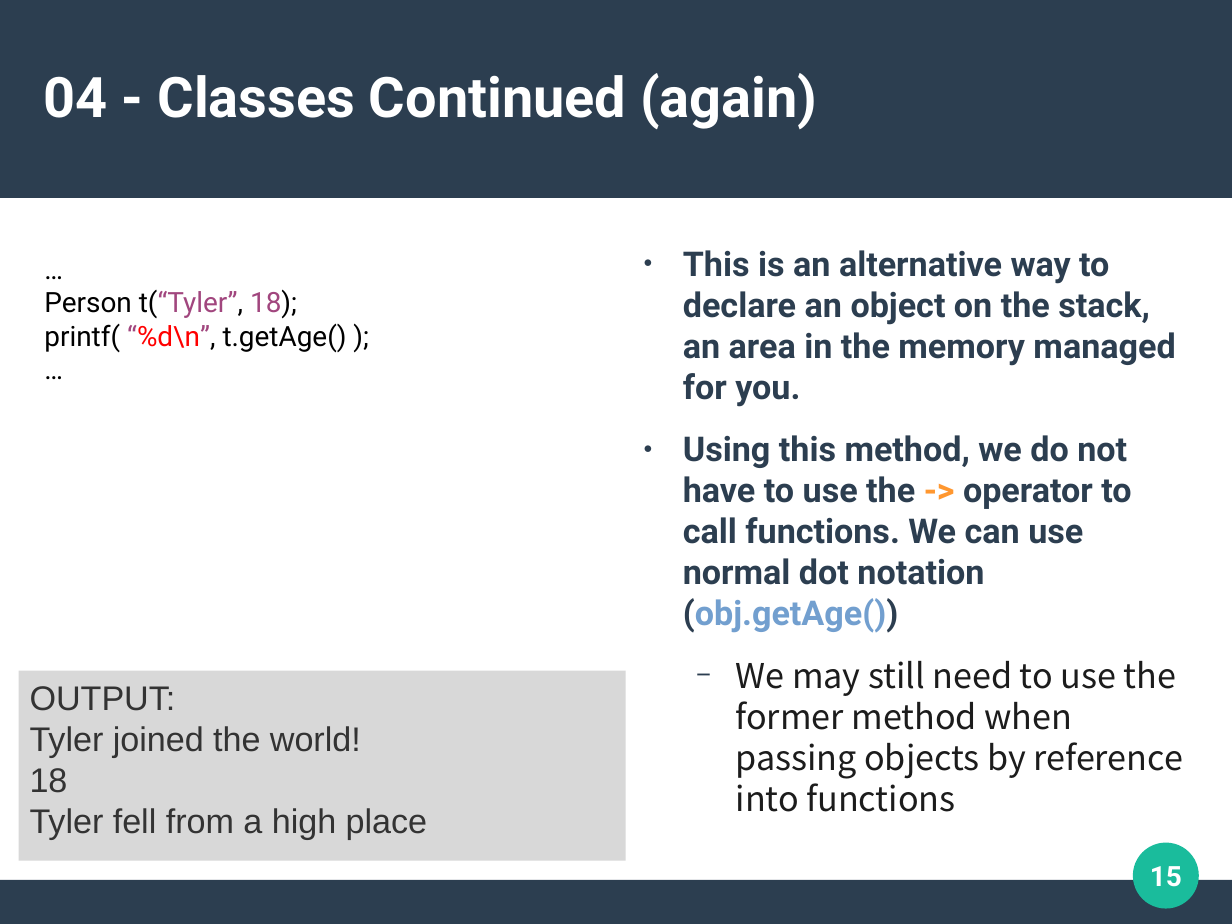
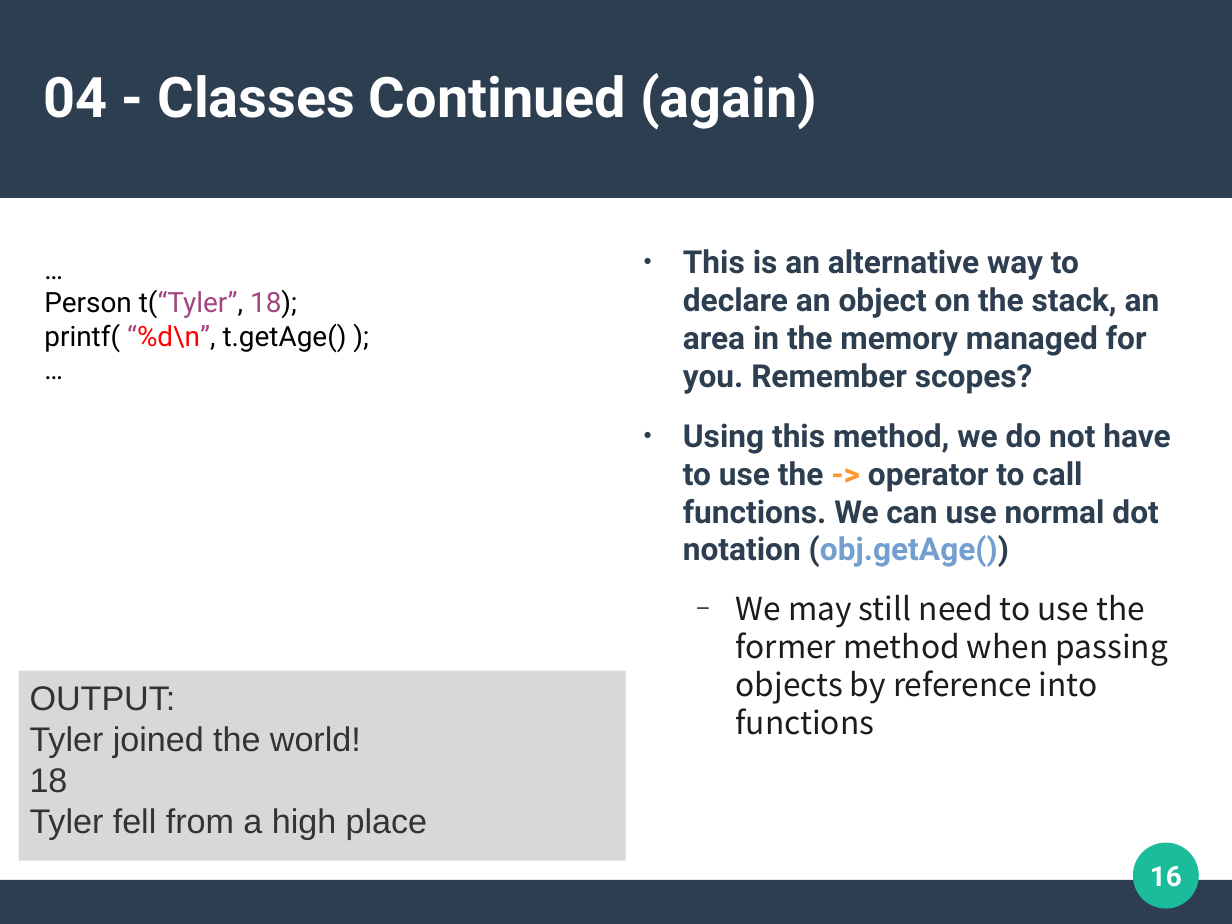
Before and after one commit to DuongTyler/CppCrashCourse, a slide deck: slide 16 of CPP.odp (slide 15 before the commit). Drawn at 1232x924 pixels with LibreOffice and Linux fonts; fonts in the diff are those of the drawing. Boxes give left, top, right and bottom in pixels: in the first picture for what was removed or moved away, otherwise in the second. Text is boxed around its words. In the diff, an @@ line names an element or a change of style, - is before the commit and + after.

Commit message:
added new slides to presentation

```diff
--- a/CPP.odp
+++ b/CPP.odp
@@ text at (x1=683, y1=249, x2=1160, y2=394): text changed; size 22 to 20.4 pt @@
-● This is an alternative way to declare an object on the stack, an area in the memory managed for you.
+● This is an alternative way to declare an object on the stack, an area in the memory managed for you. Remember scopes?
@@ text at (x1=683, y1=423, x2=1170, y2=735): size 22 to 20.4 pt in "Using this method, we do not have ...", "We may still need to use the ..." @@
@@ page number at (x1=1150, y1=866, x2=1182, y2=887): text changed @@
-15
+16
```
Also in this commit, not shown: 8 other slides changed, 3 slides added, 1 slide removed, 2 other files.
